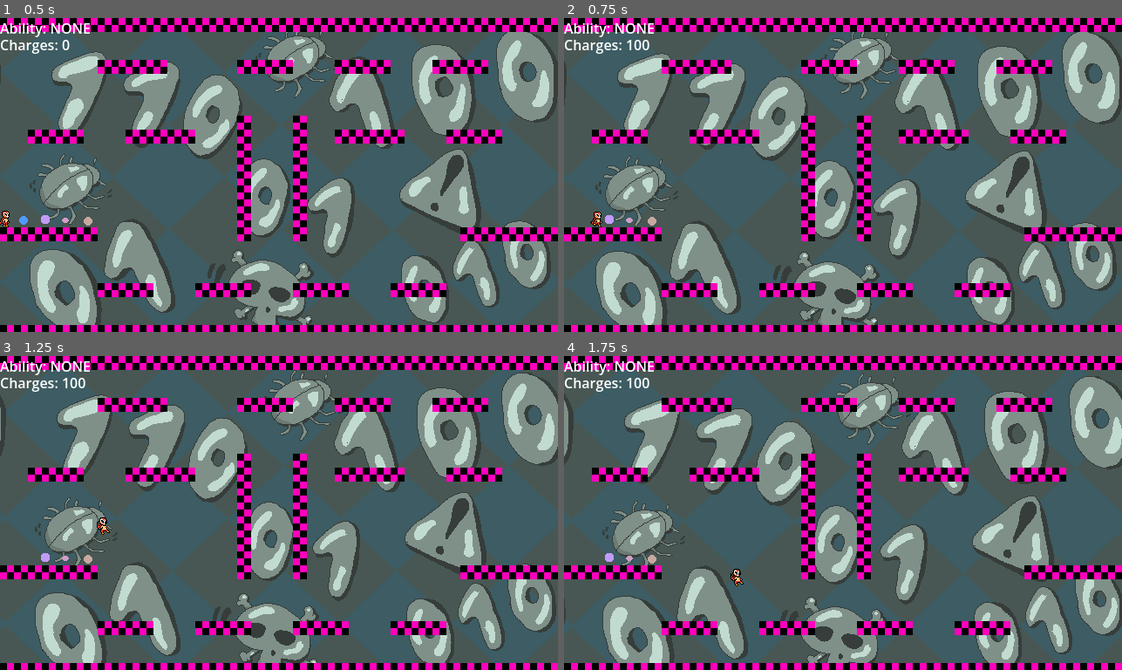
Above: before the commit, frames 1-4 (two rows, left to right).
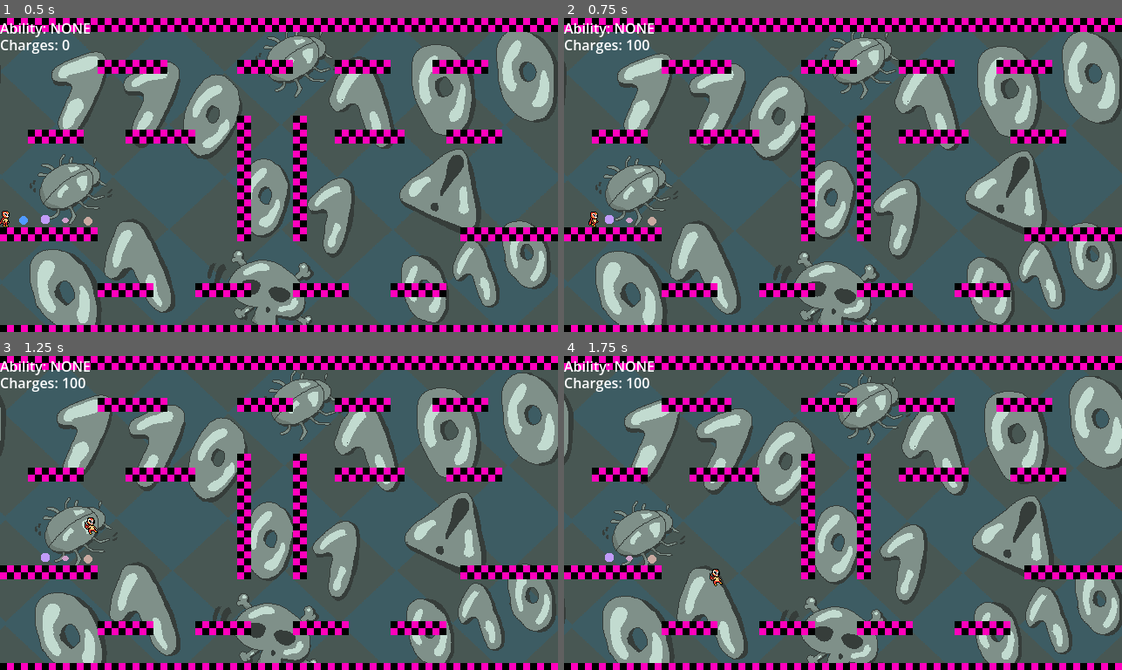
Above: after the commit, the same moments.

Repository: Lucas-Smelley/nothing-stays-fixed
Game: Godot game, scene res://scenes/testing_scene.tscn
Same seed, same stepped clock (60 frames per second), same inputs: the game is played once before the commit and once after it.
Inputs:
- Up to frame 1 (0.5 s): no input
- Up to frame 2 (0.75 s): hold D (move_right) from 0.53 s (still down); tap E (interact) at 0.6 s
- Up to frame 3 (1.25 s): keep holding D (move_right); tap W (jump) at 0.77 s
- Up to frame 4 (1.75 s): keep holding D (move_right); tap C (set_checkpoint) at 1.35 s; tap W (jump) at 1.52 s

Frame 1 is identical in both runs. In frame 2, less than 0.1% of the frame differs, in the area x 4-7%, y 61-67%; in frame 3, 0.2%, in the area x 15-20%, y 51-57%; in frame 4, 0.2%.

Commit message:
player movement adjustments

Diff:
--- a/scenes/player.tscn
+++ b/scenes/player.tscn
@@ -160,7 +160,7 @@
 }],
 "loop": true,
 "name": &"run",
-"speed": 8.0
+"speed": 12.0
 }, {
 "frames": [{
 "duration": 1.0,
@@ -189,7 +189,7 @@
 
 [node name="AnimatedSprite2D" type="AnimatedSprite2D" parent="." unique_id=865309486]
 sprite_frames = SubResource("SpriteFrames_fjrip")
-animation = &"rotate"
+animation = &"run"
 autoplay = "idle"
 
 [node name="CollisionShape2D" type="CollisionShape2D" parent="." unique_id=470441549]
--- a/scripts/player/player.gd
+++ b/scripts/player/player.gd
@@ -2,7 +2,7 @@
 
 class_name Player
 
-@export var move_speed: float = 160.0
+@export var move_speed: float = 140.0
 
 @export var gravity: float = 1000.0
 @export var max_fall_speed: float = 500
